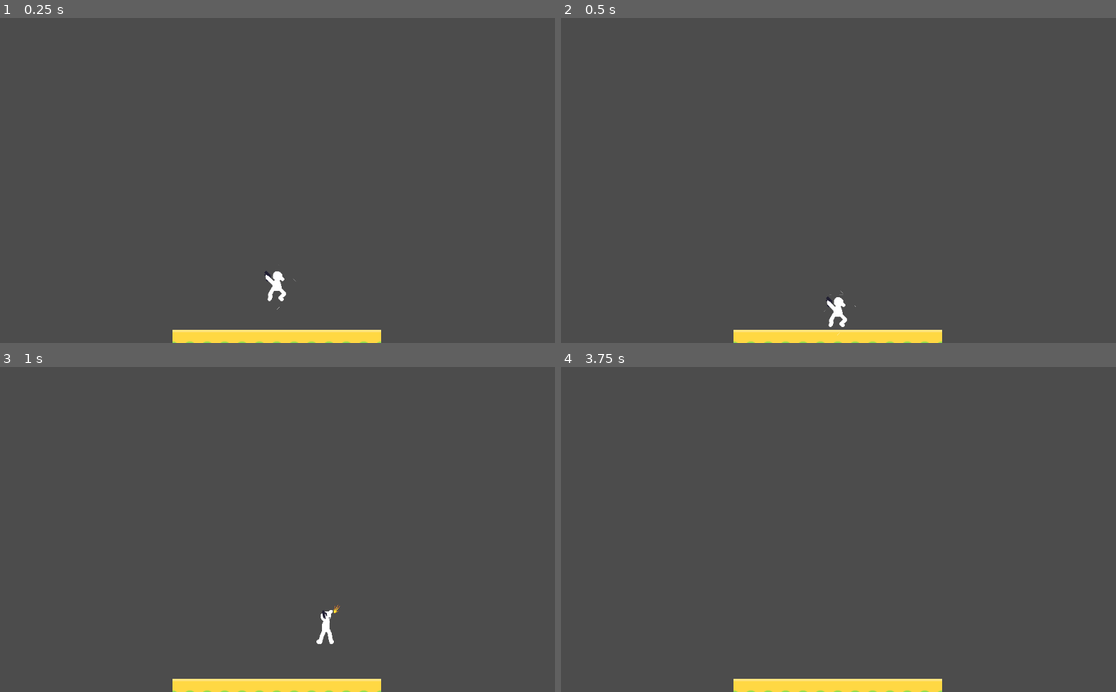
Above: before the commit, frames 1-4 (two rows, left to right).
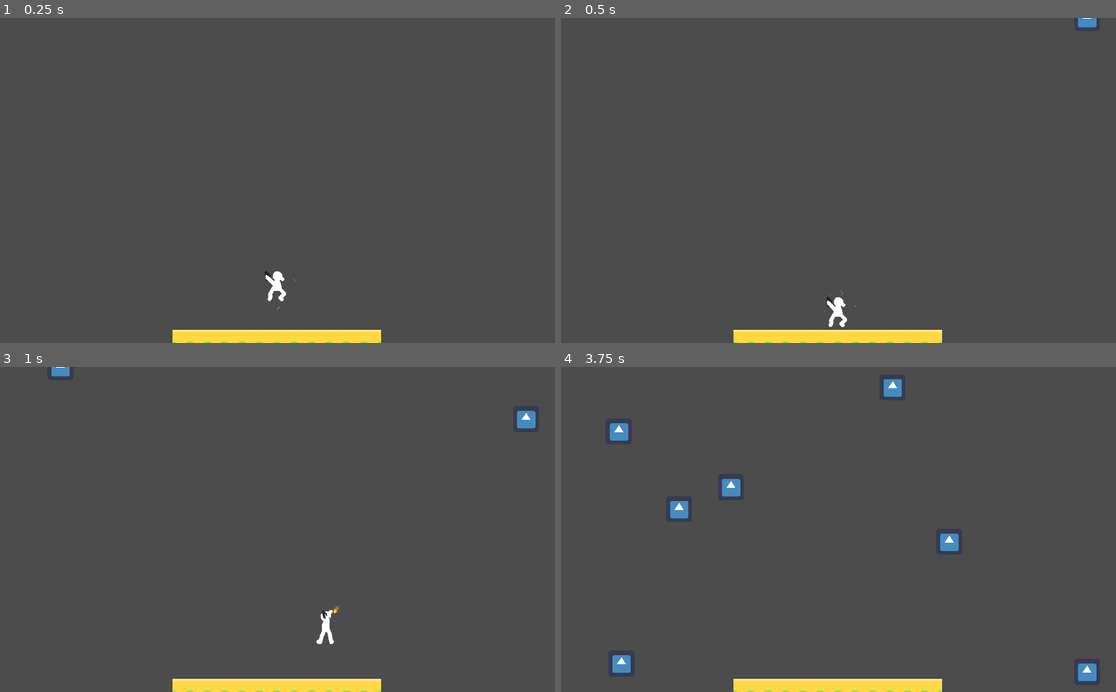
Above: after the commit, the same moments.

Repository: Omegapoint/magnus-mayhem
Game: Godot game, scene res://World.tscn
The game is run twice, just before and just after one commit, with the same random seed, the same clock (stepped at 60 frames per second) and the same inputs. The engine's default icon, where the game draws it, is replaced by a stand-in: a white triangle on a blue panel in a dark square.
Inputs (mouse positions are in pixels of both pictures, inside the frame that each line leads up to):
- Up to frame 1 (0.25 s): no input
- Up to frame 2 (0.5 s): no input
- Up to frame 3 (1 s): move the mouse to (399, 513) at 0.52 s; hold D (right) from 0.53 s (still down); click (399, 513) at 0.6 s; tap W (jump) at 0.77 s
- Up to frame 4 (3.75 s): move the mouse to (727, 545) at 1.27 s; click (727, 545) at 1.35 s; tap W (jump) at 1.52, 3.02 s; move the mouse to (894, 458) at 2.02 s; release D (right) at 2.03 s; hold A (left) 2.03-2.78 s; click (894, 458) at 2.1 s; move the mouse to (810, 594) at 2.77 s; hold D (right) from 2.78 s (still down); click (810, 594) at 2.85 s; move the mouse to (1005, 578) at 3.52 s; click (1005, 578) at 3.6 s

Frame 1 is identical in both runs. In frame 2, 0.1% of the frame differs, in the area x 93-97%, y 0-3%; in frame 3, 0.3%; in frame 4, 1.3%, in the area x 8-97%, y 3-97%.

Commit message:
Mob spawn

Diff:
--- /dev/null
+++ b/Mob.gd
@@ -0,0 +1,22 @@
+extends RigidBody2D
+
+export var min_speed = 150
+export var max_speed = 250
+
+# Declare member variables here. Examples:
+# var a = 2
+# var b = "text"
+
+
+# Called when the node enters the scene tree for the first time.
+func _ready():
+	pass
+
+
+# Called every frame. 'delta' is the elapsed time since the previous frame.
+#func _process(delta):
+#	pass
+
+
+func _on_VisibilityNotifier2D_screen_exited():
+	queue_free()
--- /dev/null
+++ b/Mob.tscn
@@ -0,0 +1,39 @@
+[gd_scene load_steps=6 format=2]
+
+[ext_resource path="res://icon.png" type="Texture" id=1]
+[ext_resource path="res://Mob.gd" type="Script" id=2]
+
+[sub_resource type="AtlasTexture" id=1]
+flags = 4
+atlas = ExtResource( 1 )
+region = Rect2( 0, 0, 64, 64 )
+
+[sub_resource type="SpriteFrames" id=2]
+animations = [ {
+"frames": [ SubResource( 1 ) ],
+"loop": false,
+"name": "creepormob",
+"speed": 5.0
+} ]
+
+[sub_resource type="RectangleShape2D" id=3]
+extents = Vector2( 21.9807, 22.0001 )
+
+[node name="Mob" type="RigidBody2D"]
+gravity_scale = 0.0
+script = ExtResource( 2 )
+__meta__ = {
+"_edit_group_": true
+}
+
+[node name="AnimatedSprite" type="AnimatedSprite" parent="."]
+scale = Vector2( 0.75, 0.75 )
+frames = SubResource( 2 )
+animation = "creepormob"
+
+[node name="CollisionShape2D" type="CollisionShape2D" parent="."]
+shape = SubResource( 3 )
+
+[node name="VisibilityNotifier2D" type="VisibilityNotifier2D" parent="."]
+
+[connection signal="screen_exited" from="VisibilityNotifier2D" to="." method="_on_VisibilityNotifier2D_screen_exited"]
--- /dev/null
+++ b/World.gd
@@ -0,0 +1,19 @@
+extends Node2D
+
+export (PackedScene) var Mob
+
+# Called when the node enters the scene tree for the first time.
+func _ready():
+	$MobTimer.start()
+
+func _on_MobTimer_timeout():
+	var screen_size = get_viewport().get_visible_rect().size
+	var x = rand_range(0, screen_size.x)
+	var y = 0
+
+	var mob = Mob.instance()
+	mob.position.x = x
+	mob.position.y = y
+	mob.linear_velocity = Vector2(rand_range(mob.min_speed, mob.max_speed), 0)
+	mob.linear_velocity = mob.linear_velocity.rotated(PI/2)
+	add_child(mob)
--- a/World.tscn
+++ b/World.tscn
@@ -1,9 +1,13 @@
-[gd_scene load_steps=3 format=2]
+[gd_scene load_steps=5 format=2]
 
 [ext_resource path="res://assets/world_tileset.tres" type="TileSet" id=1]
 [ext_resource path="res://Magnus.tscn" type="PackedScene" id=2]
+[ext_resource path="res://World.gd" type="Script" id=3]
+[ext_resource path="res://Mob.tscn" type="PackedScene" id=4]
 
 [node name="World" type="Node2D"]
+script = ExtResource( 3 )
+Mob = ExtResource( 4 )
 
 [node name="Ground" type="TileMap" parent="."]
 tile_set = ExtResource( 1 )
@@ -12,3 +16,8 @@
 
 [node name="Magnus" parent="." instance=ExtResource( 2 )]
 position = Vector2( 510, 478 )
+
+[node name="MobTimer" type="Timer" parent="."]
+wait_time = 0.5
+
+[connection signal="timeout" from="MobTimer" to="." method="_on_MobTimer_timeout"]
